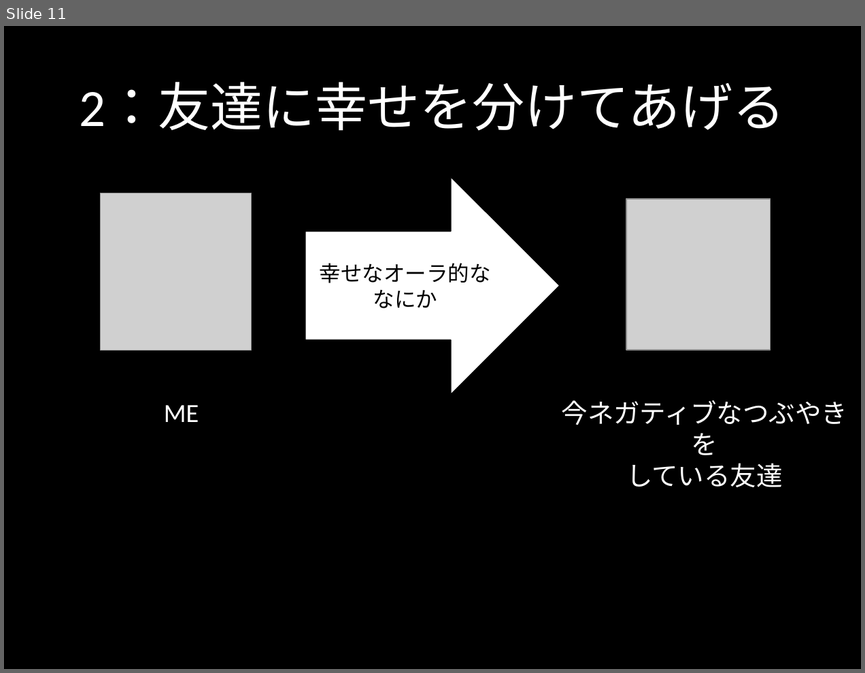
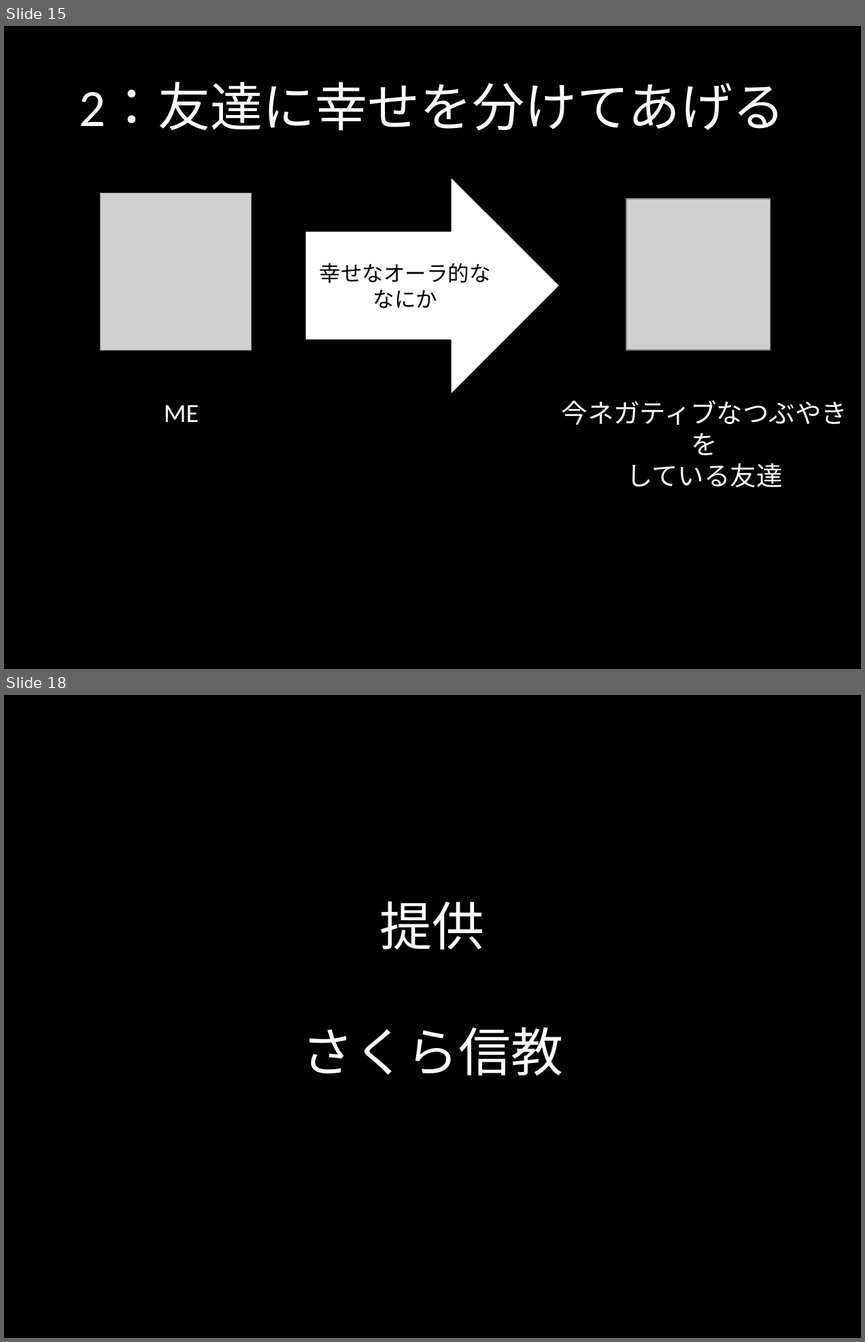
Before and after one commit to kgmyshin/PosNegFriends, a slide deck: doc/ポジネガフレンズ_発表用.pptx. Shown one above the other, each under a label of ours: slide 11 before the commit, slides 15 and 18 after it; the slides between them are not shown. The pictures are 865x673 and 865x1342 pixels, drawn with LibreOffice and Linux fonts; fonts in the diff are those of the drawing; grey boxes stand for pictures. Boxes give left, top, right and bottom in pixels: in the first picture for what was removed or moved away, otherwise in the second. Text is boxed around its words. In the diff, an @@ line names an element or a change of style, - is before the commit and + after.

```diff
--- a/doc/ポジネガフレンズ_発表用.pptx
+++ b/doc/ポジネガフレンズ_発表用.pptx
@@ slide 18 added at bbox=[4, 695, 861, 1338], background #000000 @@
@@ title added at bbox=[301, 901, 563, 1075], 44 pt, text #FFFFFF @@
+提供
+さくら信教
@@ what was slide 11 is now slide 15 @@
```
Also in this commit, not shown: 2 slides changed, 5 other slides added, 1 slide removed.
